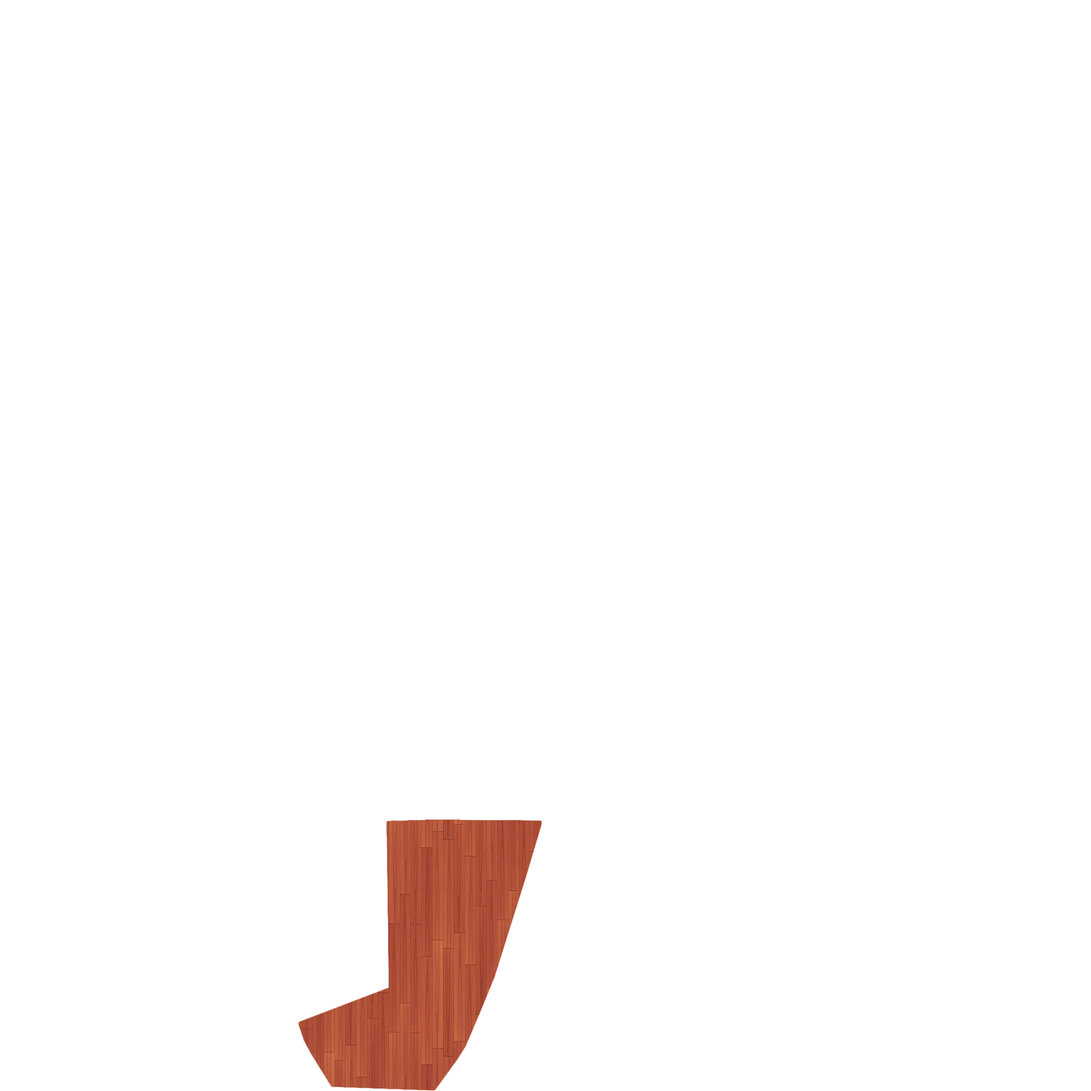
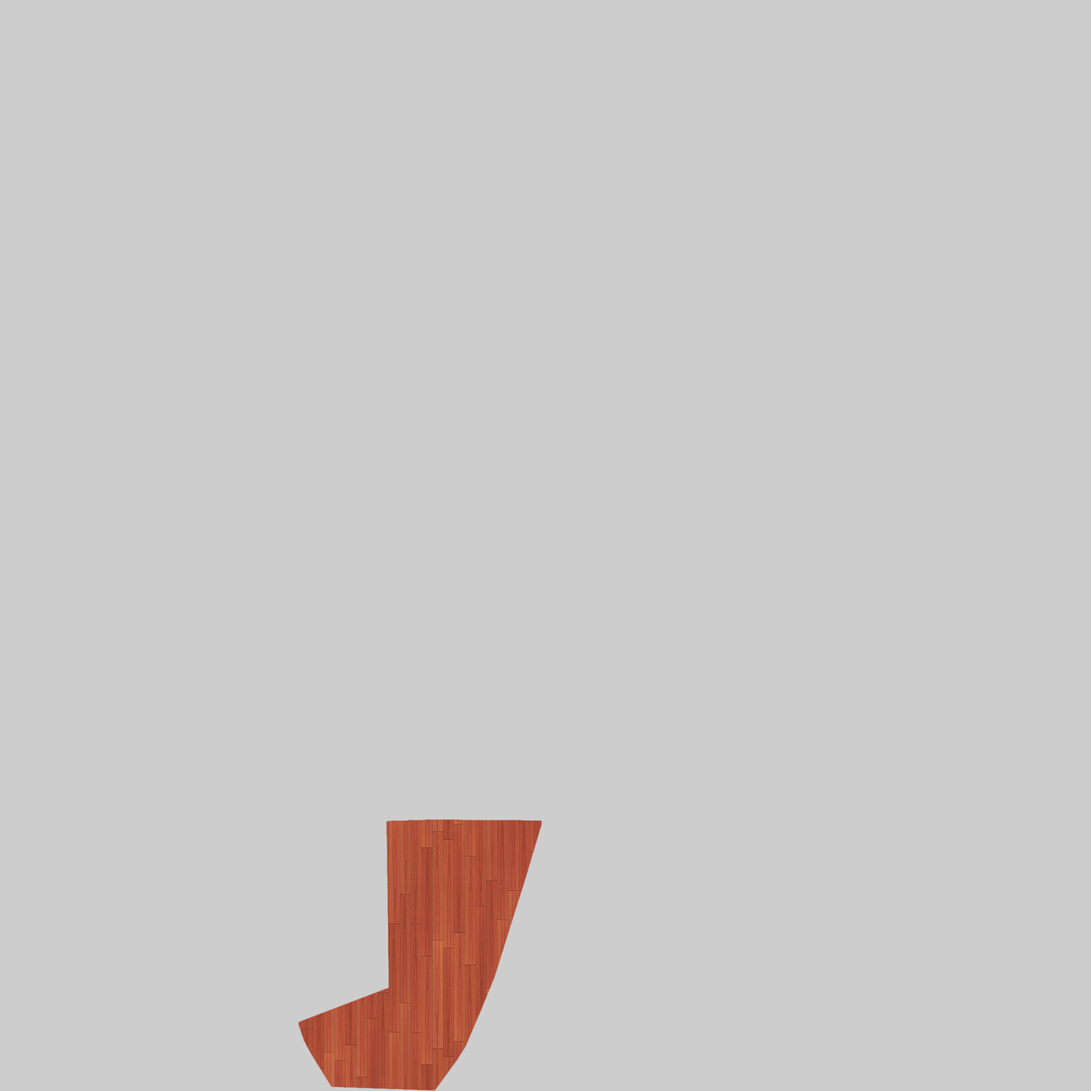
Layered file, before and after one edit (1091x1091). Changes by layer:
painted on "Background" over [0, 0, 1091, 1091]
